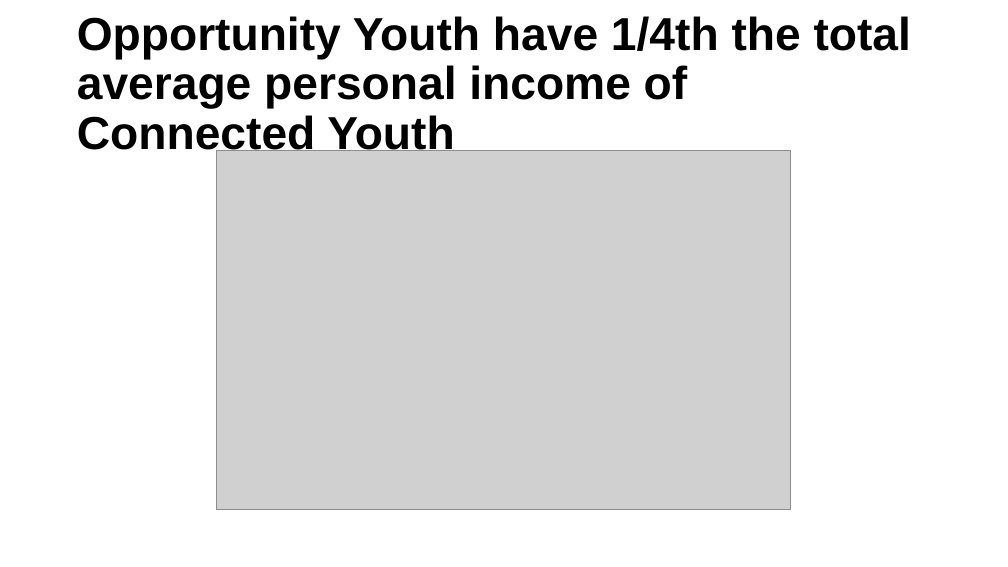
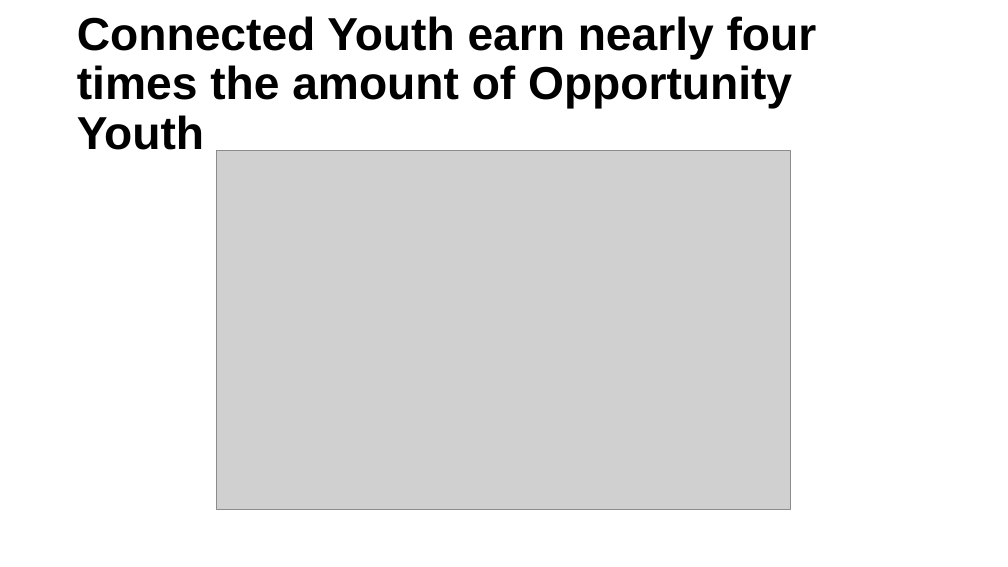
Before and after one commit to ucdiegorubi/oy_census_analysis, a slide deck: slide 19 of create_powerpoint/household_structure_estimates.pptx (slide 18 before the commit). Drawn at 1008x567 pixels with LibreOffice and Linux fonts; fonts in the diff are those of the drawing; grey boxes stand for pictures; background and template pictures are left out. Boxes give left, top, right and bottom in pixels: in the first picture for what was removed or moved away, otherwise in the second. Text is boxed around its words. In the diff, an @@ line names an element or a change of style, - is before the commit and + after.

```diff
--- a/create_powerpoint/household_structure_estimates.pptx
+++ b/create_powerpoint/household_structure_estimates.pptx
@@ title at [77,16,817,150]: text changed @@
-Opportunity Youth have 1/4th the total average personal income of Connected Youth
+Connected Youth earn nearly four times the amount of Opportunity Youth
```
Also in this commit, not shown: 11 other slides changed, 3 slides removed, 7 other files.
